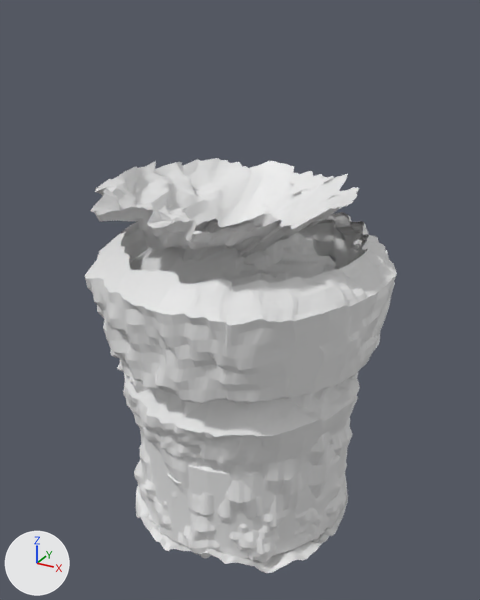
An edit to the FBX model Assets/2-Art/1-3D/Cueva/CaveS 1.fbx, drawn before and after from the same camera.
Camera for both pictures: a 50 mm camera at (2.64, -4.85, 3.5) aimed at (-0.04, 0.02, 1.07). Every picture has the same lights, and +X, +Y and +Z are marked at lower left. The picture after the commit comes second. Where no turn or scale is listed for an object, it has been applied to the vertices.

The older version as bpy lines, for what is in view:
```python
me_cylinder_011 = bpy.data.meshes.new('Cylinder.011')
me_cylinder_011.from_pydata(...)  # 6400 vertices, 6144 faces; spans x -1.12..1.14, y -1.14..1.12, z -0.15..0.63
me_cylinder_012 = bpy.data.meshes.new('Cylinder.012')
me_cylinder_012.from_pydata(...)  # 6400 vertices, 6144 faces; spans x -1.34..1.32, y -1.31..1.31, z 0.54..1.74
me_plane_002 = bpy.data.meshes.new('Plane.002')
me_plane_002.from_pydata(...)  # 1089 vertices, 1024 faces; spans x -1.06..1.06, y -1.06..1.06, z -0.12..0.12
ob_cave_lvl_1 = bpy.data.objects.new('Cave lvl 1', me_cylinder_011)
ob_cave_lvl_1.location = (0.0, 0.0, 0.0)
ob_cave_lvl_2 = bpy.data.objects.new('Cave lvl 2', me_cylinder_012)
ob_cave_lvl_2.location = (0.0, 0.0, 0.0)
ob_plane = bpy.data.objects.new('Plane', me_plane_002)
ob_plane.location = (0.0, 0.0, -1.022)
# also in view: 'Cave lvl 0' at (0.01, -0.01, -0.69); 'Cave.003' at (-0.03, -0.23, 1.91); 'Cave.001' at (-0.01, -0.01, -0.18); 'Cave.004' at (-0.15, 0.01, 0.95); 'Cave.002' at (0.0, 0.0, -0.48)
```
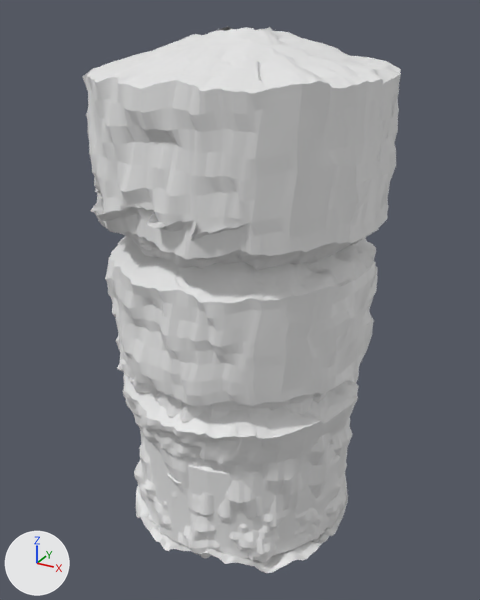
The change, as JSON lines over the scene's bpy script:
```json
{"block": "me_cylinder_012", "where": "# used by ob_cave_lvl_2; location = (0.0, 0.0, 0.0)"}
{"op": "remove", "block": "me_cylinder_012", "code": "me_cylinder_012.from_pydata(...)  # 6400 vertices, 6144 faces; spans x -1.34..1.32, y -1.31..1.31, z 0.54..1.74"}
{"op": "add", "block": "me_cylinder_012", "code": "me_cylinder_012.from_pydata(...)  # 6400 vertices, 6144 faces; spans x -1.17..1.15, y -1.15..1.17, z 0.46..1.78"}
{"block": "me_cylinder_012", "change": "me_cylinder_012 part 1: 6400 of 6400 vertices moved; they spanned x -1.34..1.32, y -1.31..1.31, z 0.54..1.74 and now span x -1.17..1.15, y -1.15..1.17, z 0.46..1.78; mean shift (0.0, 0.0, -0.01)"}
{"op": "add", "block": "me_cylinder_014", "code": ["me_cylinder_014 = bpy.data.meshes.new('Cylinder.014')", "me_cylinder_014.from_pydata(...)  # 6400 vertices, 6144 faces; spans x -1.24..1.23, y -1.24..1.24, z 1.7..3.37"]}
{"op": "add", "block": "ob_cave_lvl_3", "code": ["ob_cave_lvl_3 = bpy.data.objects.new('Cave lvl 3', me_cylinder_014)", "ob_cave_lvl_3.location = (0.0, 0.0, 0.0)"]}
```

Location of each change, (x1, y1, x2, y2) in pixels of the pictures (480 x 600 px):
```json
{"object": "Cave lvl 3", "change": "added", "after": [82, 27, 401, 270]}
{"object": "Cave lvl 2", "change": "reshaped", "before": [85, 212, 397, 404], "after": [105, 236, 377, 412]}
{"object": "Cave.003", "change": "unchanged, covered by the edit", "before": [91, 158, 359, 261], "after": [91, 188, 248, 241]}
{"object": "Cave.004", "change": "unchanged, covered by the edit", "before": [117, 214, 336, 394], "after": [116, 335, 159, 401]}
```
